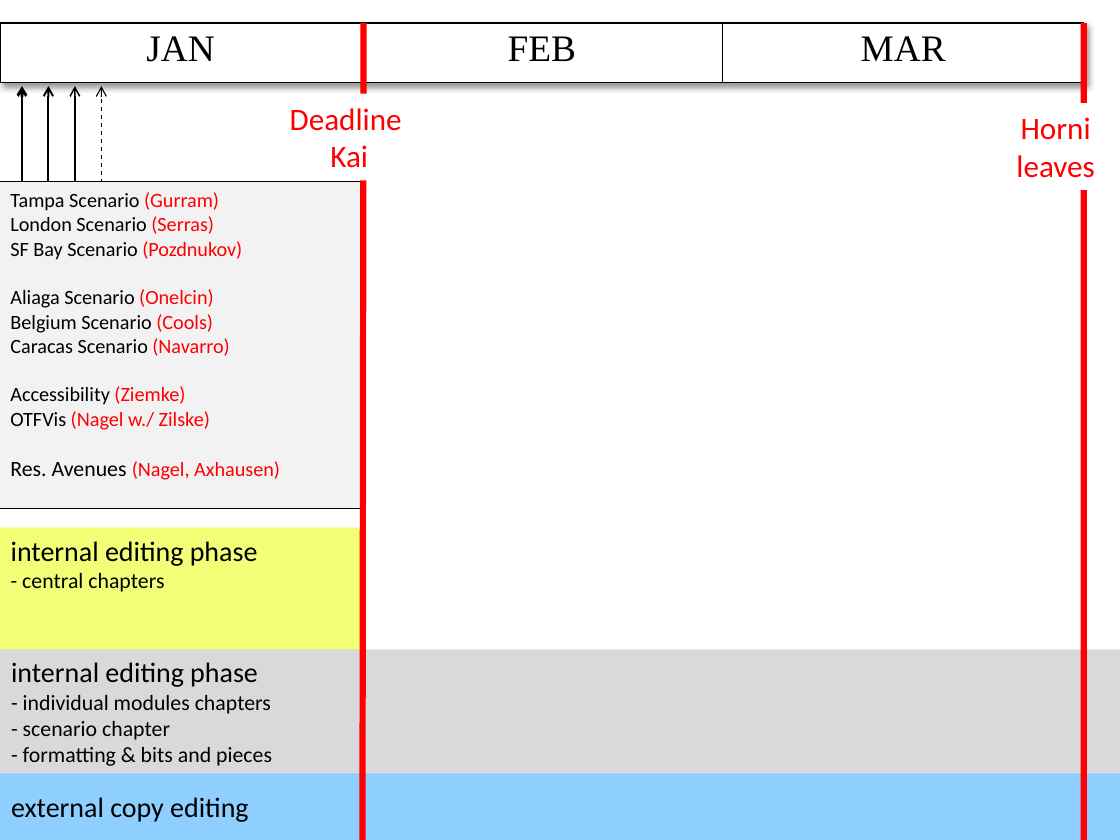
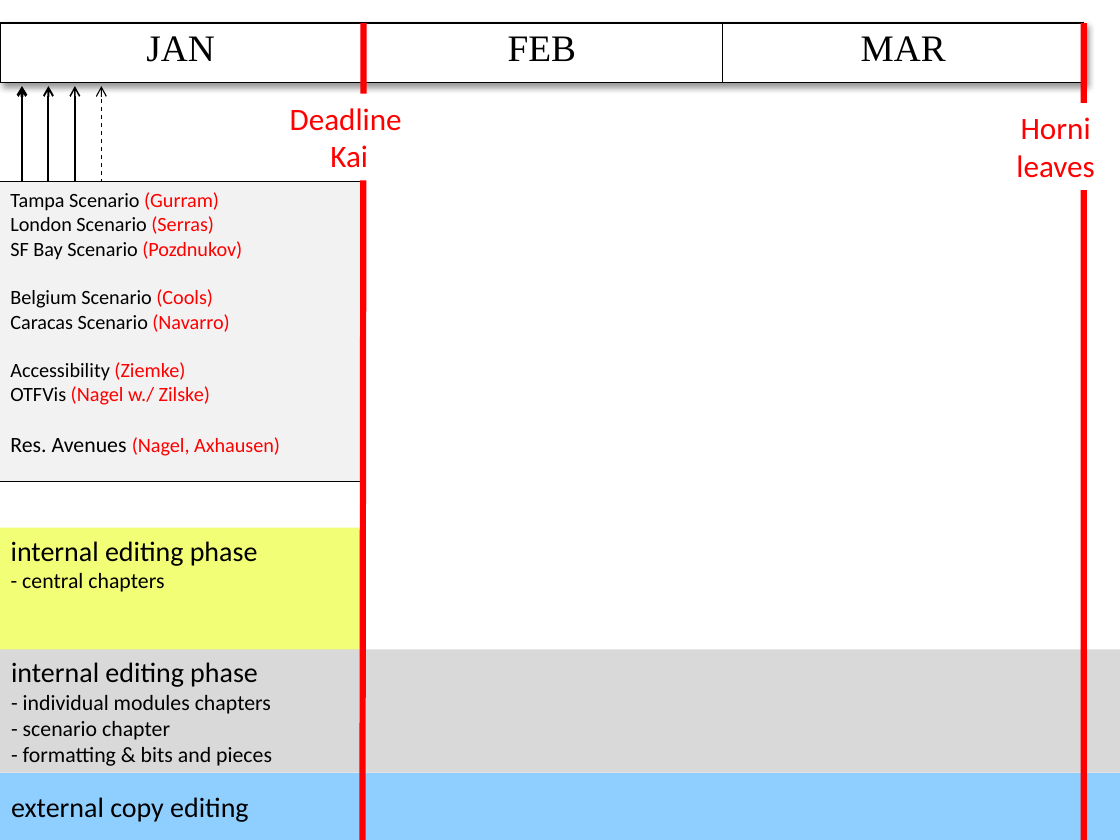
Before and after one commit to sashigurram/book, a slide deck: slide 1 of admin/timeline.pptx. Drawn at 1120x840 pixels with LibreOffice and Linux fonts; fonts in the diff are those of the drawing. Boxes give left, top, right and bottom in pixels: in the first picture for what was removed or moved away, otherwise in the second. Text is boxed around its words. In the diff, an @@ line names an element or a change of style, - is before the commit and + after.

```diff
--- a/admin/timeline.pptx
+++ b/admin/timeline.pptx
@@ rectangle "Tampa Scenario (Gurram)": place and size @@
-rectangle "Tampa Scenario (Gurram)" at box(0, 181, 362, 507)
+rectangle "Tampa Scenario (Gurram)" at box(0, 181, 362, 482)
@@ text in rectangle at box(10, 289, 214, 308): paragraph removed @@
-Aliaga Scenario (Onelcin)
```
